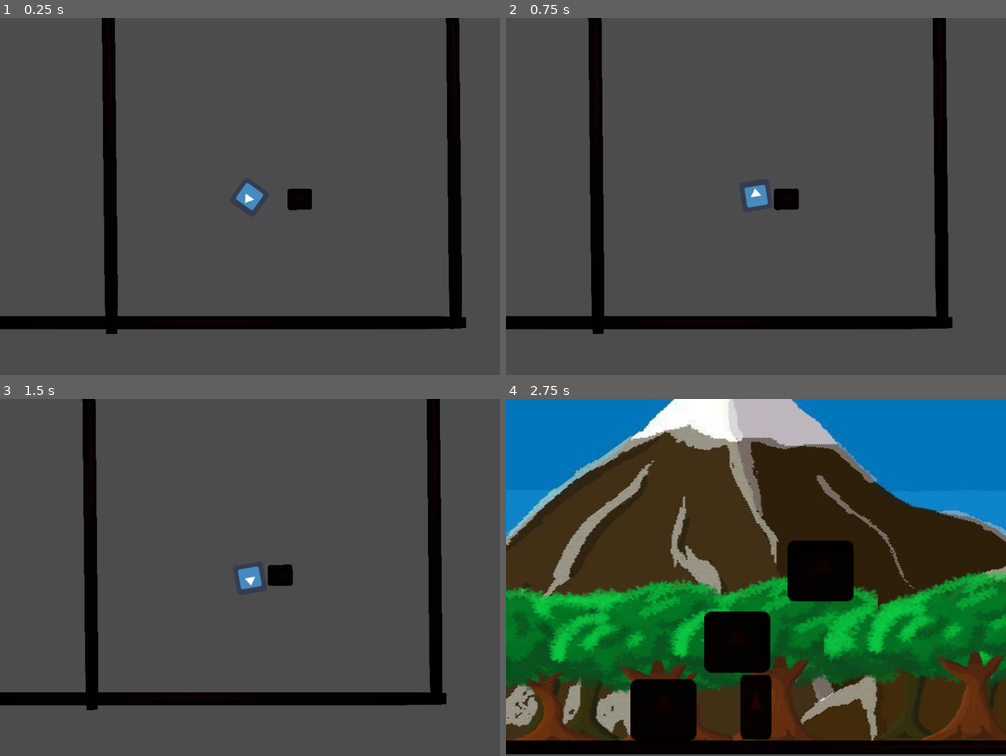
Above: before the commit, frames 1-4 (two rows, left to right).
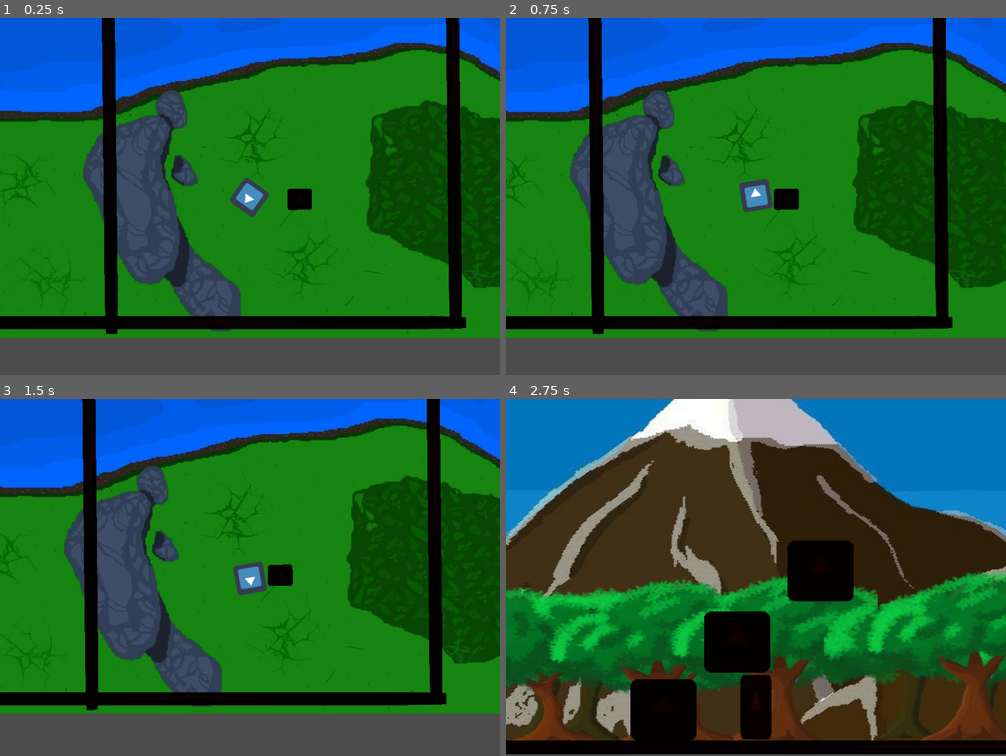
Above: after the commit, the same moments.

Repository: gilmarkandrade/game_lucas_github
Game: Godot game, scene res://fases/fase_1/world_1_cena_2.tscn
The game is run twice, just before and just after one commit, with the same random seed, the same clock (stepped at 60 frames per second) and the same inputs. This scene is started directly instead of the project's main scene. The engine's default icon, where the game draws it, is replaced by a stand-in: a white triangle on a blue panel in a dark square.
Inputs (mouse positions are in pixels of both pictures, inside the frame that each line leads up to):
- Up to frame 1 (0.25 s): no input
- Up to frame 2 (0.75 s): tap Enter (ui_accept) at 0.5 s; move the mouse to (866, 178) at 0.52 s; hold Right (ui_right) from 0.53 s (still down); hold Enter (ui_accept) from 0.53 s (still down)
- Up to frame 3 (1.5 s): keep holding Right (ui_right); move the mouse to (150, 595) at 1.27 s; release Enter (ui_accept) at 1.28 s; tap Enter (ui_accept) at 1.35 s
- Up to frame 4 (2.75 s): tap Enter (ui_accept) at 1.52, 1.82 s; move the mouse to (806, 498) at 2.02 s; release Right (ui_right) at 2.03 s; hold Left (ui_left) from 2.03 s (still down); hold Enter (ui_accept) from 2.03 s (still down)

The runs differ from the first frame. In frame 1, 80% of the frame differs, in the area x 0-100%, y 0-90%; in frame 2, 80%; in frame 3, 79%; in frame 4, nothing differs.

Commit message:
Backgraund cenas 2 e 2
coloquei o backgraund das cenas 2 e 3

Diff:
--- a/game_lucas/fases/fase_1/world_1_cena_2.tscn
+++ b/game_lucas/fases/fase_1/world_1_cena_2.tscn
@@ -1,8 +1,9 @@
-[gd_scene load_steps=6 format=2]
+[gd_scene load_steps=7 format=2]
 
 [ext_resource path="res://scripts/script_fases/fase_2_script.gd" type="Script" id=1]
 [ext_resource path="res://icon.png" type="Texture" id=2]
 [ext_resource path="res://player/player_fase1/top_down_F1/player_top_down.tscn" type="PackedScene" id=3]
+[ext_resource path="res://assets_game/background/fase_1/cena_2/background_topdow1.jpg" type="Texture" id=4]
 
 [sub_resource type="RectangleShape2D" id=1]
 extents = Vector2( 231, 10 )
@@ -48,7 +49,6 @@
 texture = ExtResource( 2 )
 
 [node name="StaticBody2D3" type="StaticBody2D" parent="."]
-editor/display_folded = true
 position = Vector2( -192.75, -216.75 )
 rotation = 1.56051
 __meta__ = {
@@ -67,7 +67,7 @@
 
 [node name="StaticBody2D6" type="StaticBody2D" parent="."]
 editor/display_folded = true
-position = Vector2( -412.125, -216.75 )
+position = Vector2( -415.379, -216.75 )
 rotation = 1.56051
 __meta__ = {
 "_edit_group_": true
@@ -142,5 +142,13 @@
 margin_bottom = -114.667
 custom_colors/font_color = Color( 0.756863, 0.054902, 0.054902, 1 )
 text = "mude a perspectiva que vc olha"
+
+[node name="ParallaxBackground" type="ParallaxBackground" parent="."]
+
+[node name="Layerchão" type="ParallaxLayer" parent="ParallaxBackground"]
+
+[node name="background_topdow1" type="Sprite" parent="ParallaxBackground/Layerchão"]
+position = Vector2( 190.224, -206.256 )
+texture = ExtResource( 4 )
 [connection signal="body_entered" from="Area2D" to="." method="_on_Area2D_body_entered"]
 [connection signal="body_exited" from="Area2D" to="." method="_on_Area2D_body_exited"]
--- a/game_lucas/fases/fase_1/world_1_cena_3.tscn
+++ b/game_lucas/fases/fase_1/world_1_cena_3.tscn
@@ -1,3 +1,13 @@
-[gd_scene format=2]
+[gd_scene load_steps=2 format=2]
+
+[ext_resource path="res://assets_game/background/fase_1/cena_3/background_topdow2.jpg" type="Texture" id=1]
 
 [node name="world_1_cena_3" type="Node"]
+
+[node name="ParallaxBackground" type="ParallaxBackground" parent="."]
+
+[node name="Layerchão" type="ParallaxLayer" parent="ParallaxBackground"]
+
+[node name="background_topdow2" type="Sprite" parent="ParallaxBackground/Layerchão"]
+position = Vector2( 284.124, -168.253 )
+texture = ExtResource( 1 )
Binary file added: game_lucas/assets_game/background/fase_1/cena_2/background_topdow1.jpg
Not shown, added: game_lucas/assets_game/background/fase_1/cena_2/background_topdow1.jpg.import
Binary file added: game_lucas/assets_game/background/fase_1/cena_3/background_topdow2.jpg
Not shown, added: game_lucas/assets_game/background/fase_1/cena_3/background_topdow2.jpg.import
